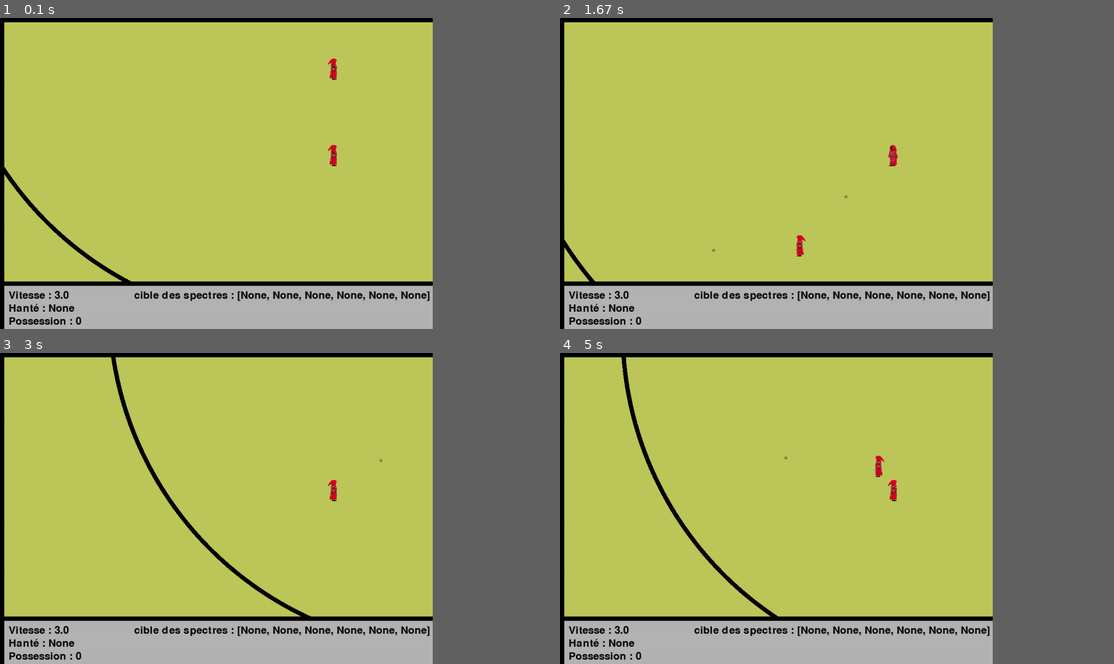
Above: before the commit, frames 1-4 (two rows, left to right).
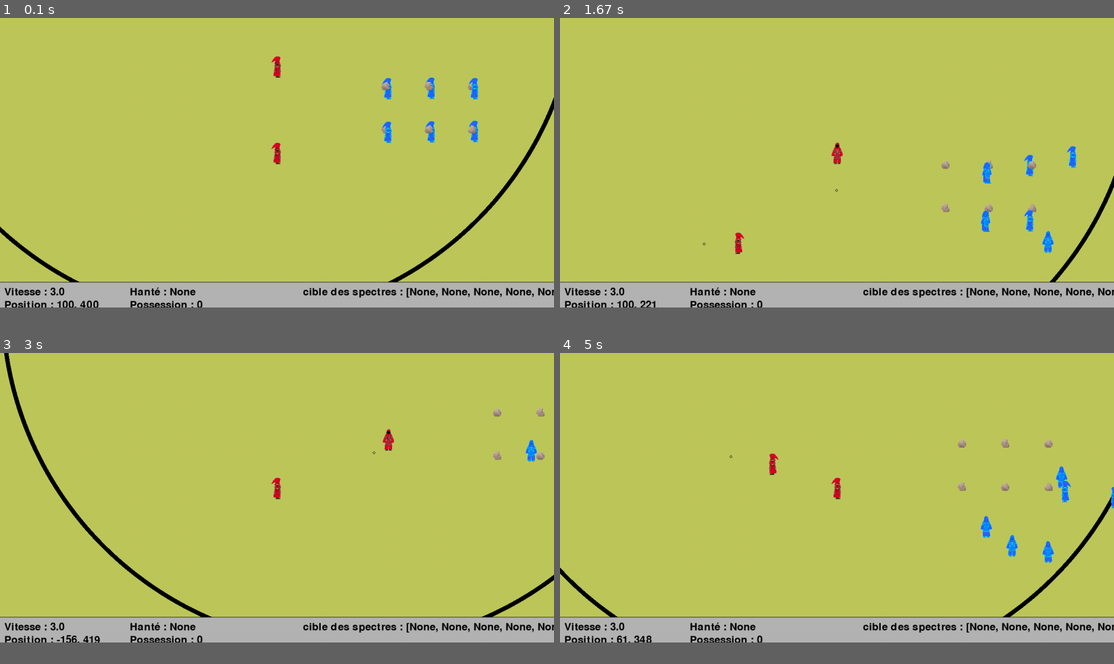
Above: after the commit, the same moments.

Repository: raphaeldupoux2/EvoWars2
Game: pygame game, started from anew/main.py
The game is run twice, just before and just after one commit, with the same random seed, the same clock (stepped at 60 frames per second) and the same inputs.
Inputs (mouse positions are in pixels of both pictures, inside the frame that each line leads up to):
- Up to frame 1 (0.1 s): no input
- Up to frame 2 (1.67 s): right-click (704, 164) at 0.38 s; tap Space at 0.67 s; right-click (837, 198) at 1.55 s
- Up to frame 3 (3 s): tap Space at 1.9 s; click (260, 449) at 1.92 s; right-click (393, 446) at 2.72 s
- Up to frame 4 (5 s): tap Space at 3.63, 4.73 s; click (958, 427) at 3.65 s; right-click (715, 474) at 3.95 s; click (748, 402) at 4.75 s
The window is 703x506 before the commit and 900x471 after it. Grey fills any space a smaller window leaves; there, only what the larger window draws over its background counts as a difference.

The runs differ from the first frame. In frame 1, 9.0% of the frame differs, in the area x 0-100%, y 0-100%; in frame 2, 8.2%; in frame 3, 9.3%; in frame 4, 9.2%.

Commit message:
fenetre adapté à la taille de l'écran

Diff:
--- a/anew/game_instance.py
+++ b/anew/game_instance.py
@@ -8,7 +8,14 @@
 class GameInstance:
     def __init__(self):
         self.running = True
-        self.conf = PygameSetUp("FullStratFightTactic", 1000, 720, 60)
+
+        pygame.init()
+        # Récupérer la taille de l'écran
+        screen_info = pygame.display.Info()
+        self.screen_width = screen_info.current_w
+        self.screen_height = screen_info.current_h
+
+        self.conf = PygameSetUp("FullStratFightTactic", self.screen_width, self.screen_height-50, 60)
         self.world = World(self.conf)
 
     def exit(self, event):
@@ -33,8 +40,8 @@
             self.change_control_joueur(event)
 
     def game(self):
-        f1 = self.conf.fenetres.add_sous_fenetre(self.conf.main_window, (10, 10), 1520, 600, "campagne")
-        f2 = self.conf.fenetres.add_sous_fenetre(self.conf.main_window, (10, 620), 1520, 170, "stats")
+        f1 = self.conf.fenetres.add_sous_fenetre(self.conf.main_window, (0, 0), self.screen_width, self.screen_height*0.85 - 1, "campagne")
+        f2 = self.conf.fenetres.add_sous_fenetre(self.conf.main_window, (0, self.screen_height*0.85), self.screen_width, self.screen_height*0.25, "stats")
 
         while self.running:
             self.event()
--- a/anew/set_up/__init__.py
+++ b/anew/set_up/__init__.py
@@ -12,7 +12,6 @@
     def __new__(cls, title='', width=1000, height=720, fps=60):
         if cls._instance is None:
             cls._instance = super(PygameSetUp, cls).__new__(cls)
-            pygame.init()
             cls._instance.main_window = FenetrePrincipale(title, width, height)
             cls._instance.fenetres = SousFenetreManager()
             cls._instance.curseur = Curseur(cls._instance.fenetres)
--- a/anew/world/__init__.py
+++ b/anew/world/__init__.py
@@ -64,8 +64,8 @@
         spectre_cible = police.render(f"cible des spectres : {[s.cible for s in self.spectre]}", True, (0, 0, 0))
 
         w.window.blit(player_vitesse, (10, 10))
-        w.window.blit(player_possesseur, (10, 40))
-        w.window.blit(player_possede, (10, 70))
-        w.window.blit(player_is_contoled, (10, 100))
-        w.window.blit(player_position, (10, 130))
-        w.window.blit(spectre_cible, (300, 10))
+        w.window.blit(player_position, (10, 40))
+        w.window.blit(player_possesseur, (300, 10))
+        w.window.blit(player_possede, (300, 40))
+        w.window.blit(player_is_contoled, (300, 70))
+        w.window.blit(spectre_cible, (700, 10))
